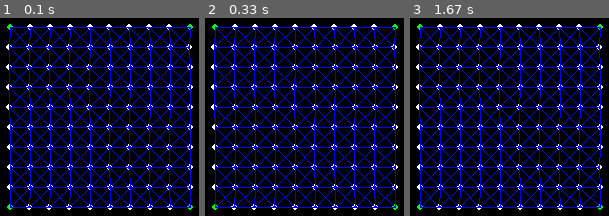
Above: before the commit, frames 1-3 (left to right).
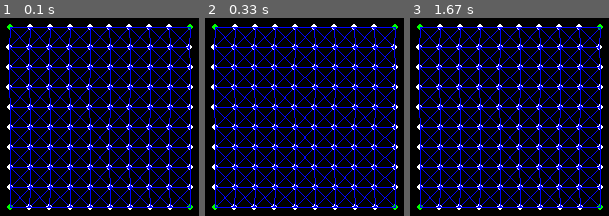
Above: after the commit, the same moments.

Repository: TANUKIpro/pygame_sim
Game: pygame game, started from cloth_test_02.py
The game is run twice, just before and just after one commit, with the same random seed, the same clock (stepped at 60 frames per second) and the same inputs.
Inputs:
- Up to frame 1 (0.1 s): no input
- Up to frame 2 (0.33 s): no input
- Up to frame 3 (1.67 s): no input

The runs differ from the first frame. In frame 1, 0.9% of the frame differs, in the area x 3-61%, y 19-97%; in frame 2, 0.5%; in frame 3, 0.2%.

Commit message:
DXFファイルの解析ツール追加とテスト

Diff:
--- a/cloth_test_02.py
+++ b/cloth_test_02.py
@@ -1,7 +1,9 @@
 #!/usr/bin/env python3
 # -*- coding: utf-8 -*-
 # https://www.gpgstudy.com/gpgiki/GDC_2001:_Advanced_Character_Physics
-import pygame, sys, math
+import pygame
+import sys
+import math
 
 pygame.init()
 
@@ -83,7 +85,7 @@
 
         pygame.draw.circle(surf, color, (int(self.x), int(self.y)), size)
 
-# パーティクルへの制約
+# パーティクルへの拘束条件
 class Constraint:
     def __init__(self, index0, index1):
         self.index0 = index0
@@ -96,10 +98,8 @@
         delta_x = particles[self.index1].x - particles[self.index0].x
         delta_y = particles[self.index1].y - particles[self.index0].y
         deltaLength = math.sqrt(delta_x**2 + delta_y**2)
-        # 二点間の距離の平均変化率 + α
         diff = (deltaLength - self.restLength)/(deltaLength+0.001)
 
-        # 2次のルンゲクッタ法
         if particles[self.index0].fixed == False:
             particles[self.index0].x += 0.5 * diff * delta_x
             particles[self.index0].y += 0.5 * diff * delta_y
@@ -125,8 +125,8 @@
             particles[i].set_pos(pos)
             break
 
-delta_t = 0.1      # Update の最小時間
-NUM_ITER = 10       # 結束強度
+delta_t = 0.1
+NUM_ITER = 20       # 結束強度
 mouse = False
 mouse_pos = (0, 0)
 
--- /dev/null
+++ b/dxf_loader.py
@@ -0,0 +1,14 @@
+
+import dxfgrabber
+
+dxf = dxfgrabber.readfile("test_extensor_hood_v1.dxf")
+print(dxf.entities)
+
+for i in dxf.entities:
+    print(i)
+
+cirs = [e for e in dxf.entities if e.dxftype == 'CIRCLE']
+lines = [e for e in dxf.entities if e.dxftype == 'LINE']
+all_arcs = [e for e in dxf.entities if entity.dxftype == 'ARC']
+
+#print(cirs)
Not shown, added: .ipynb_checkpoints/dxf_loader_jupyter-checkpoint.ipynb
Not shown, added: dfx_loader.py~
Not shown, added: dxf_loader.py~
Not shown, added: dxf_loader_jupyter.ipynb
Not shown, added: test_extensor_hood_v1.dxf
Not shown, added: test_extensor_hood_v2.dxf
Not shown, added: 筋腱のスケッチ_v1.dxf
Not shown, added: 筋腱のスケッチ_v3.dxf
